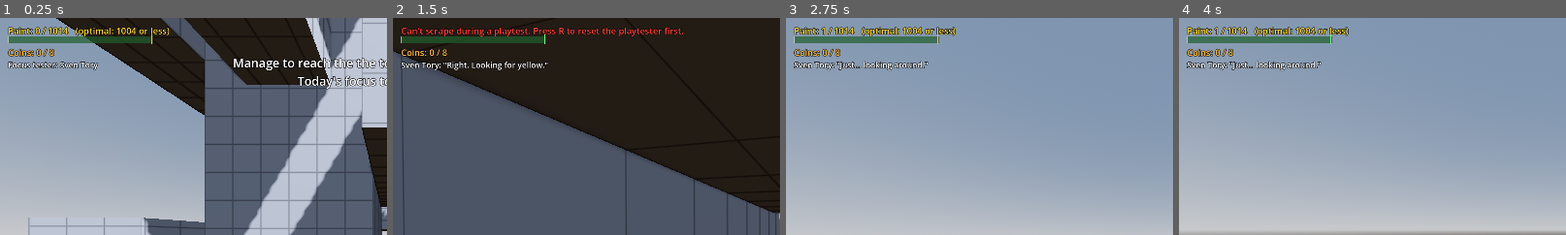
Above: before the commit, frames 1-4 (left to right).
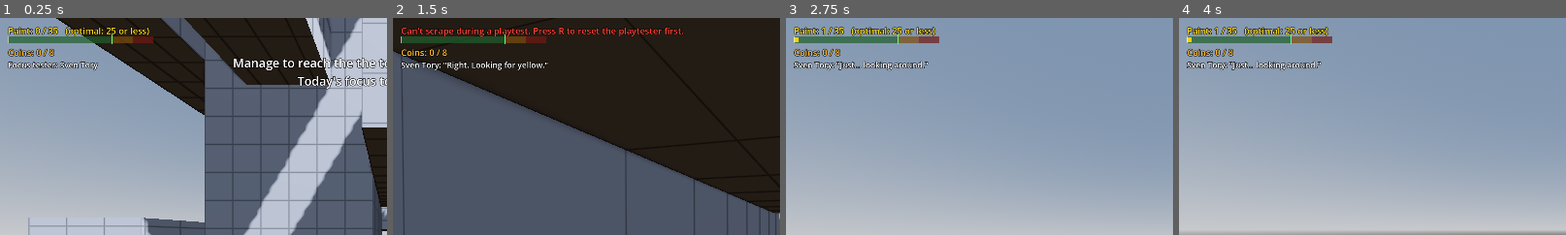
Above: after the commit, the same moments.

Repository: RSghr/yellow-paint
Game: Godot game, scene res://levels/level_05.tscn
Same seed, same stepped clock (60 frames per second), same inputs: the game is played once before the commit and once after it. This scene is started directly instead of the project's main scene.
Inputs (mouse positions are % of the whole screen's width and height, from its top left):
- Up to frame 1 (0.25 s): no input
- Up to frame 2 (1.5 s): tap Enter (start_test) at 0.5 s; move the mouse to (55, 50) at 0.52 s; press the mouse at (55, 50) at 0.53 s; hold W (move_forward) from 0.53 s (still down); tap Space (jump) at 0.77 s; move the mouse to (45, 50) at 1.27 s; release the mouse at (45, 50) at 1.28 s; tap Backspace (clear_paint) at 1.35 s
- Up to frame 3 (2.75 s): keep holding W (move_forward); tap Space (jump) at 1.52 s; click (45, 50) at 1.55 s; move the mouse to (52, 48) at 2.02 s; hold Z (lock_mouse) from 2.03 s (still down); click (52, 48) at 2.3 s
- Up to frame 4 (4 s): keep holding W (move_forward); move the mouse to (49, 52) at 2.77 s; release Z (lock_mouse) at 2.78 s; tap N (next_level) at 2.85 s; tap Space (jump) at 3.02, 3.77 s; click (49, 52) at 3.05 s; tap Enter (start_test) at 3.5 s; move the mouse to (57, 51) at 3.52 s; press the mouse at (57, 51) at 3.53 s
The pictures show only the part of the screen within x 0-50%, y 0-50%; the shares and areas given below are measured in that part.

The runs differ from the first frame. In frame 1, 1.0% of the frame differs, in the area x 12-44%, y 4-13%; in frame 2, 0.3%; in frame 3, 1.2%; in frame 4, 1.2%, in the area x 2-44%, y 4-13%.

Commit message:
Edited the paint amount needed

Diff:
--- a/levels/level_05.tscn
+++ b/levels/level_05.tscn
@@ -13,7 +13,7 @@
 script = ExtResource("lvl_script")
 level_name = "The Tower"
 intro_text = "Manage to reach the the top and collect all the coins!"
-minimum_paint = 999
+minimum_paint = 20
 
 [node name="RunnerSpawn" type="Marker3D" parent="." unique_id=187521223]
 editor_description = "Where the playtester starts. Keep it 0.9 above the floor (its origin is at its middle)."
